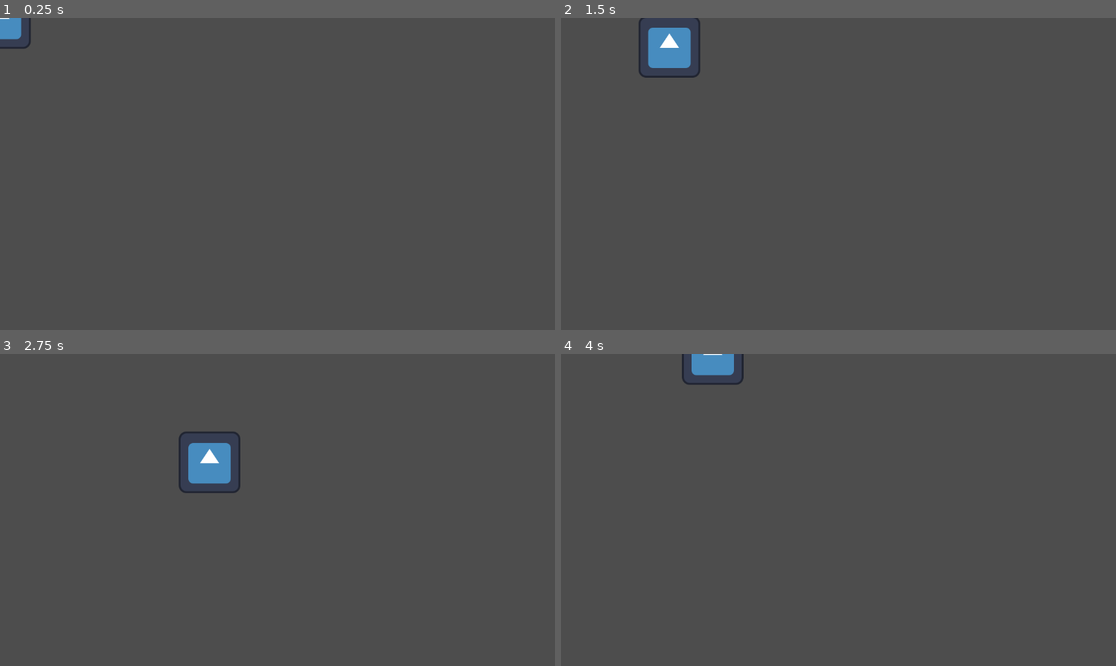
Above: before the commit, frames 1-4 (two rows, left to right).
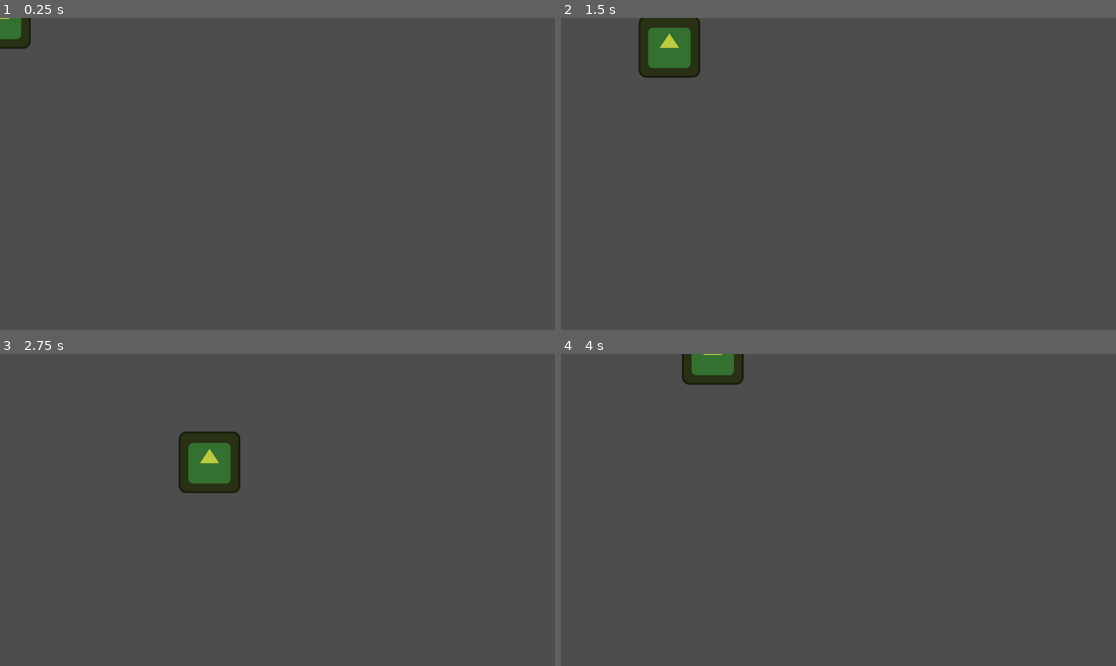
Above: after the commit, the same moments.

Repository: Tijana0/Last-One-Dancing
Game: Godot game, scene res://scenes/player.tscn
Two runs of this game, one before a commit and one after it. Both use one fixed random seed, a clock stepped at 60 frames per second and the inputs below. The engine's default icon, where the game draws it, is replaced by a stand-in: a white triangle on a blue panel in a dark square.
Inputs:
- Up to frame 1 (0.25 s): no input
- Up to frame 2 (1.5 s): tap Enter at 0.5 s; hold Right (ui_right) 0.53-1.28 s; hold Down (ui_down) from 1.28 s (still down)
- Up to frame 3 (2.75 s): release Down (ui_down) at 2.03 s; hold Right (ui_right) from 2.03 s (still down)
- Up to frame 4 (4 s): release Right (ui_right) at 2.78 s; hold Up (ui_up) 2.78-3.53 s; hold Left (ui_left) from 3.53 s (still down)

The runs differ from the first frame. In frame 1, 0.5% of the frame differs, in the area x 0-6%, y 0-10%; in frame 2, 2.1%; in frame 3, 2.2%, in the area x 32-44%, y 24-45%; in frame 4, 1.1%.

Commit message:
feat: upgrade player movement for multiplayer authority

Diff:
--- a/scripts/player.gd
+++ b/scripts/player.gd
@@ -1,13 +1,50 @@
 extends CharacterBody2D
 
+# --- PROPERTIES ---
 @export var speed = 300.0
 
+# These will be used later for the game logic
+var player_name = "Player"
+var kill_count = 0
+var has_crown = false
+
+# We need references to our visual nodes
+# IMPORTANT: Make sure your Sprite node is named "Sprite2D" in the scene tree!
+@onready var sprite = $Sprite2D
+
+# --- SETUP ---
+func _enter_tree():
+	# This helps the MultiplayerSpawner find this node
+	set_multiplayer_authority(name.to_int())
+
+func _ready():
+	# Give every player a random color so we can tell them apart for now
+	sprite.modulate = Color(randf(), randf(), randf())
+
+# --- MOVEMENT LOOP ---
 func _physics_process(delta):
-	# Get input direction
+	# CRITICAL: If this player node does not belong to me, STOP.
+	# This prevents me from controlling other people's characters.
+	#if not is_multiplayer_authority():
+	#	return
+
+	# Get input
 	var direction = Input.get_vector("ui_left", "ui_right", "ui_up", "ui_down")
+	velocity = direction * speed
+	move_and_slide()
 
-	# Set velocity
-	velocity = direction * speed
+# --- NETWORK SYNC ---
+# This part sends your position to everyone else
+func _process(delta):
+	if is_multiplayer_authority():
+		# If I am me, send my position to the server/others
+		rpc("sync_transform", position, rotation)
 
-	# Move
-	move_and_slide()
+# This function receives the position data from the network
+@rpc("any_peer", "unreliable")
+func sync_transform(pos: Vector2, rot: float):
+	# If I am NOT the authority (meaning this is someone else's player),
+	# update their position on my screen.
+	if not is_multiplayer_authority():
+		position = pos
+		rotation = rot
